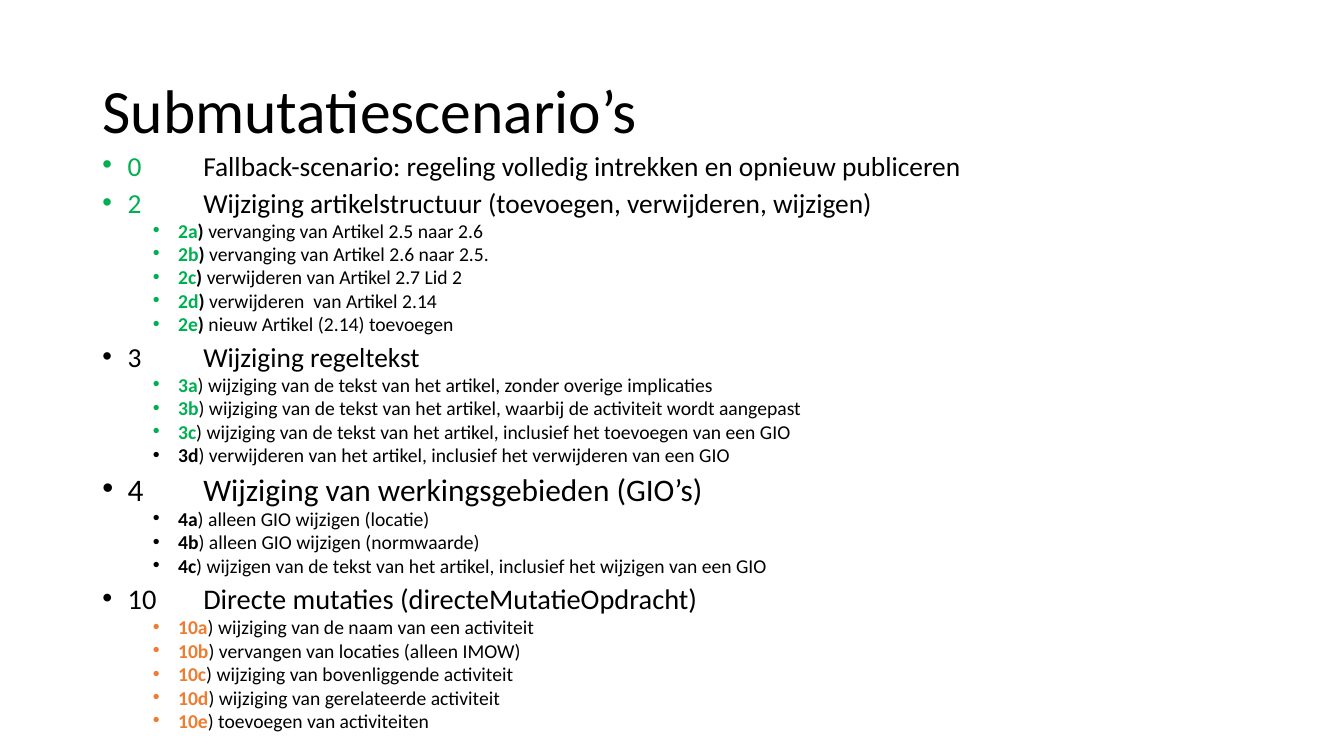
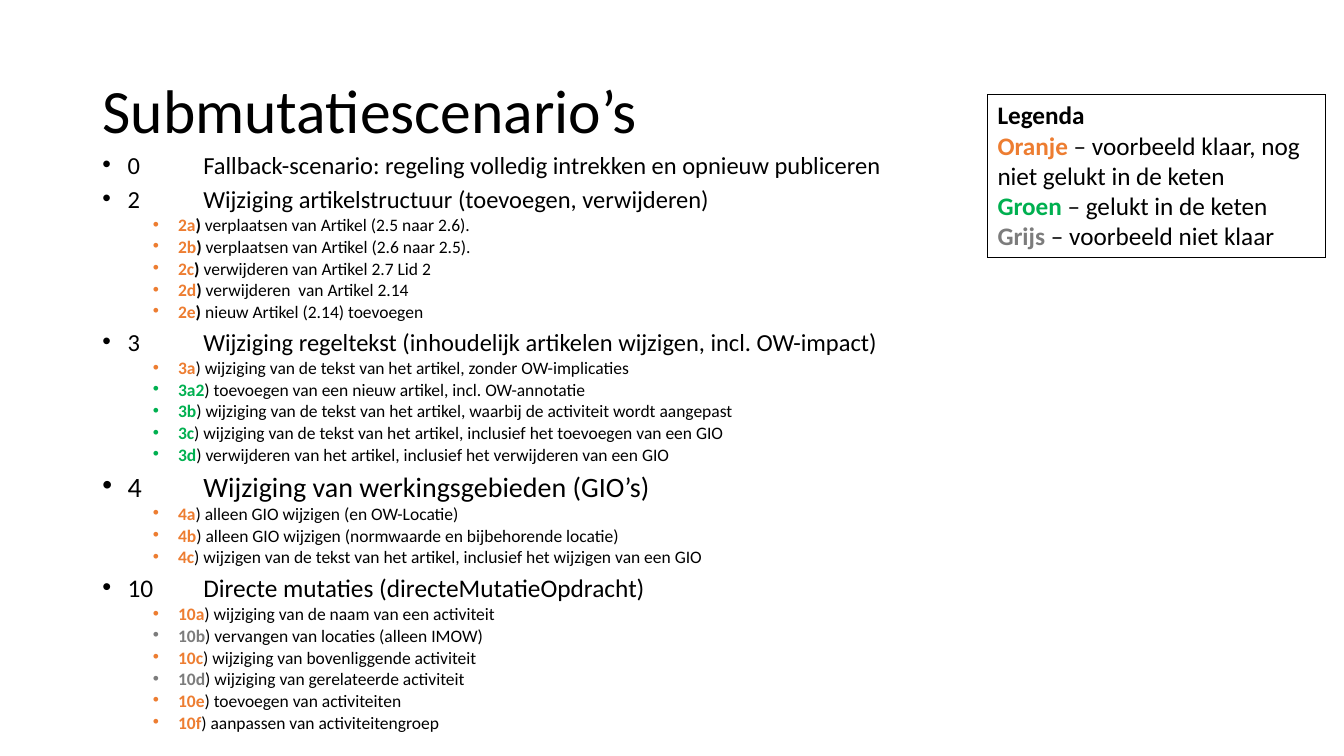
Before and after one commit to Geonovum/xml_omgevingsplan_gemeentestad, a slide deck: slide 5 of Submutatiescenario_s.pptx (slide 4 before the commit). Drawn at 1344x756 pixels with LibreOffice and Linux fonts; fonts in the diff are those of the drawing. Boxes give left, top, right and bottom in pixels: in the first picture for what was removed or moved away, otherwise in the second. Text is boxed around its words. In the diff, an @@ line names an element or a change of style, - is before the commit and + after.

Commit message:
voorbeelden bijgewerkt

```diff
--- a/Submutatiescenario_s.pptx
+++ b/Submutatiescenario_s.pptx
@@ rectangle added at (988, 95, 1326, 258), fill #FFFFFF, outline #000000 1 pt, 18 pt, text #000000 @@
+Legenda
+Oranje – voorbeeld klaar, nog niet gelukt in de keten
+Groen – gelukt in de keten
+Grijs – voorbeeld niet klaar
@@ text at (128, 157, 881, 710): size 19.6 to 17.5 pt in "0 Fallback-scenario: regeling volledig intrekken en opnieuw ..."; text colour #00B050 to #000000 in "0"; size 14 to 12.5 pt in "2c) verwijderen van Artikel 2.7 Lid 2", "2d) verwijderen van Artikel 2.14", "2e) nieuw Artikel (2.14) toevoegen", "3b) wijziging van de tekst van het ..." and 8 more places; text colour #00B050 to #ED7D31 in "2c)", "2d)", "2e)"; text colour #000000 to #00B050 in "3d)"; size 22.4 to 20 pt in "4 Wijziging van werkingsgebieden (GIO’s)"; text colour #000000 to #ED7D31 in "4c)"; size 20.3 to 18.1 pt in "10 Directe mutaties (directeMutatieOpdracht)"; text colour #ED7D31 to #7C7C7C in "10b)", "10d)" @@
@@ text at (178, 190, 708, 256): text changed; size 14 to 12.5 pt @@
-• 2 Wijziging artikelstructuur (toevoegen, verwijderen, wijzigen)
-  • 2a) vervanging van Artikel 2.5 naar 2.6
-  • 2b) vervanging van Artikel 2.6 naar 2.5.
+• 2 Wijziging artikelstructuur (toevoegen, verwijderen)
+  • 2a) verplaatsen van Artikel (2.5 naar 2.6).
+  • 2b) verplaatsen van Artikel (2.6 naar 2.5).
@@ text at (178, 333, 877, 399): text changed; size 14 to 12.5 pt @@
-• 3 Wijziging regeltekst
-  • 3a) wijziging van de tekst van het artikel, zonder overige implicaties
+• 3 Wijziging regeltekst (inhoudelijk artikelen wijzigen, incl. OW-impact)
+  • 3a) wijziging van de tekst van het artikel, zonder OW-implicaties
+  • 3a2) toevoegen van een nieuw artikel, incl. OW-annotatie
@@ text at (178, 507, 618, 545): text changed; size 14 to 12.5 pt @@
-  • 4a) alleen GIO wijzigen (locatie)
-  • 4b) alleen GIO wijzigen (normwaarde)
+  • 4a) alleen GIO wijzigen (en OW-Locatie)
+  • 4b) alleen GIO wijzigen (normwaarde en bijbehorende locatie)
@@ text at (178, 716, 439, 732): paragraph added @@
+  • 10f) aanpassen van activiteitengroep
```
Also in this commit, not shown: 4 other slides changed, 4 slides added.
